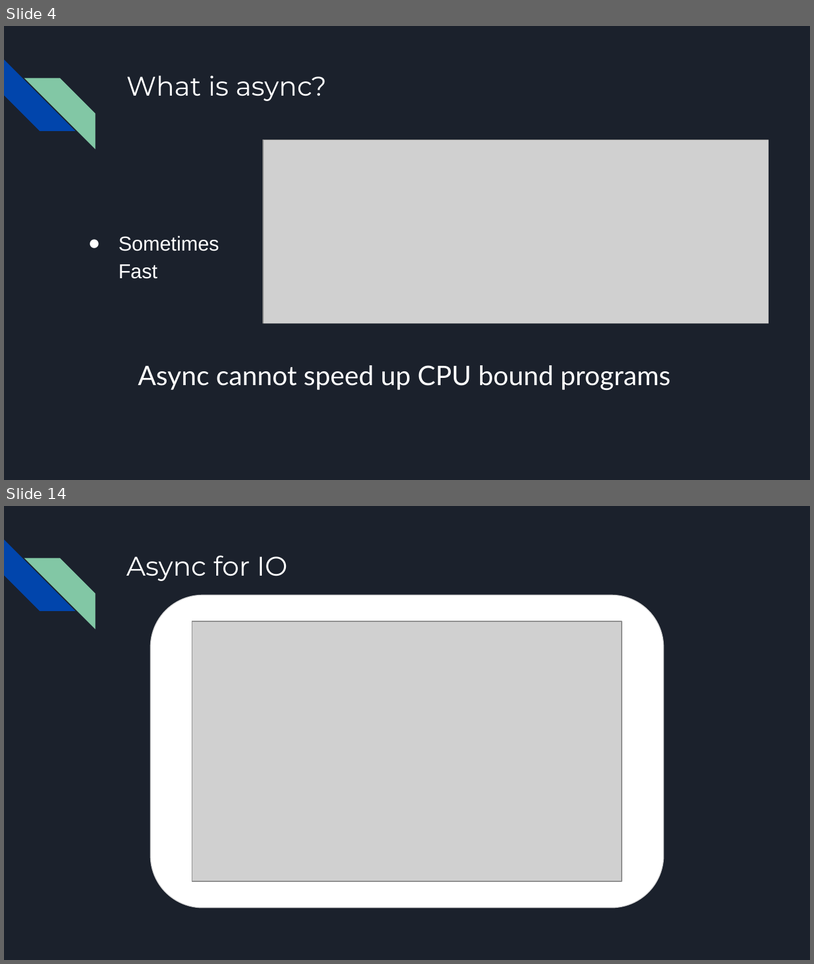
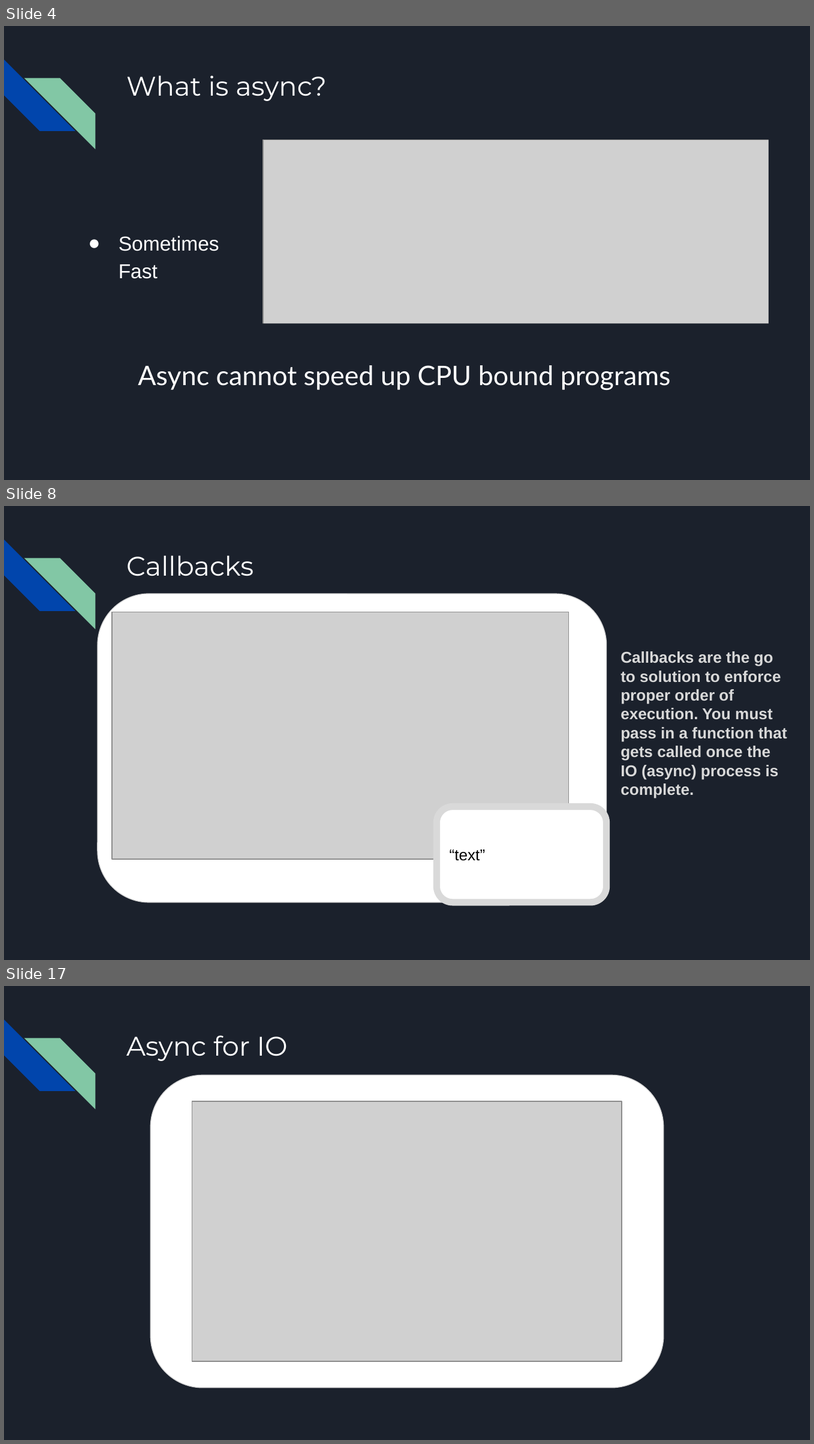
Before and after one commit to tylerjohnhaden/AsyncPresentation, a slide deck: AsyncPresentation.pptx. Shown one above the other, each under a label of ours: slides 4 and 14 before the commit, slides 4, 8 and 17 after it; the slides between them are not shown. The pictures are 814x964 and 814x1444 pixels, drawn with LibreOffice and Linux fonts; fonts in the diff are those of the drawing; grey boxes stand for pictures. Boxes give left, top, right and bottom in pixels: in the first picture for what was removed or moved away, otherwise in the second. Text is boxed around its words. In the diff, an @@ line names an element or a change of style, - is before the commit and + after.

```diff
--- a/AsyncPresentation.pptx
+++ b/AsyncPresentation.pptx
@@ slide 8 added at (4, 506, 810, 960), background #1B212C; not listed: 2 template elements that a slide beside it also shows @@
@@ title added at (126, 555, 254, 576), 24 pt, text #FFFFFF @@
+Callbacks
@@ rounded rectangle added at (98, 594, 606, 902), fill #FFFFFF, outline #D9D9D9 0.75 pt @@
@@ picture added at (112, 612, 569, 858) @@
@@ text added at (621, 651, 788, 798), 14 pt, text #D9D9D9, bold @@
+Callbacks are the go to solution to enforce proper order of execution. You must pass in a function that gets called once the IO (async) process is complete.
@@ rounded rectangle added at (437, 806, 607, 902), fill #FFFFFF, outline #D9D9D9 6 pt, 14 pt, text #000000 @@
+“text”
@@ what was slide 14 is now slide 17 @@
```
Also in this commit, not shown: 3 slides changed, 13 other slides added, 10 slides removed.
